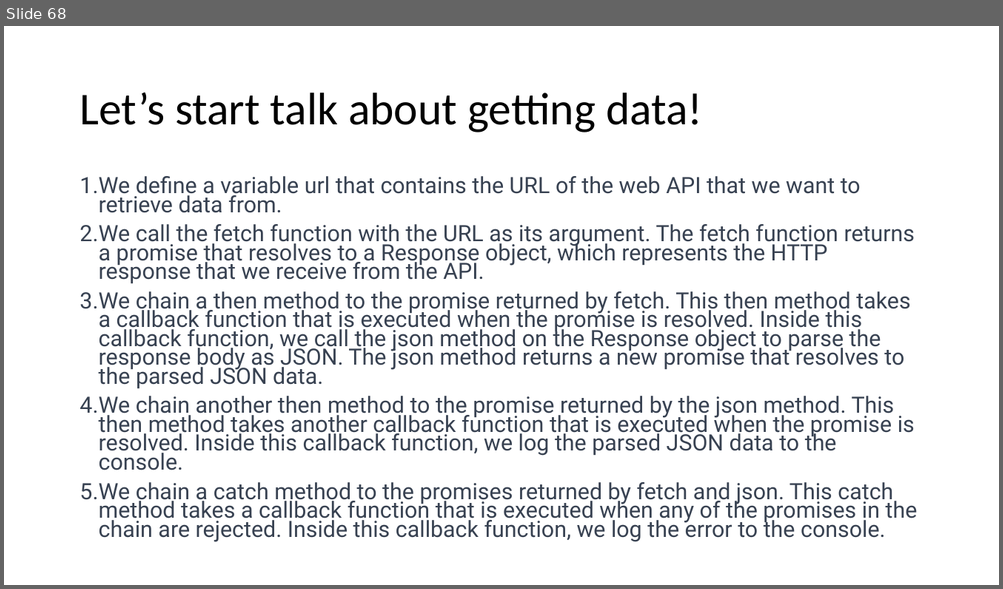
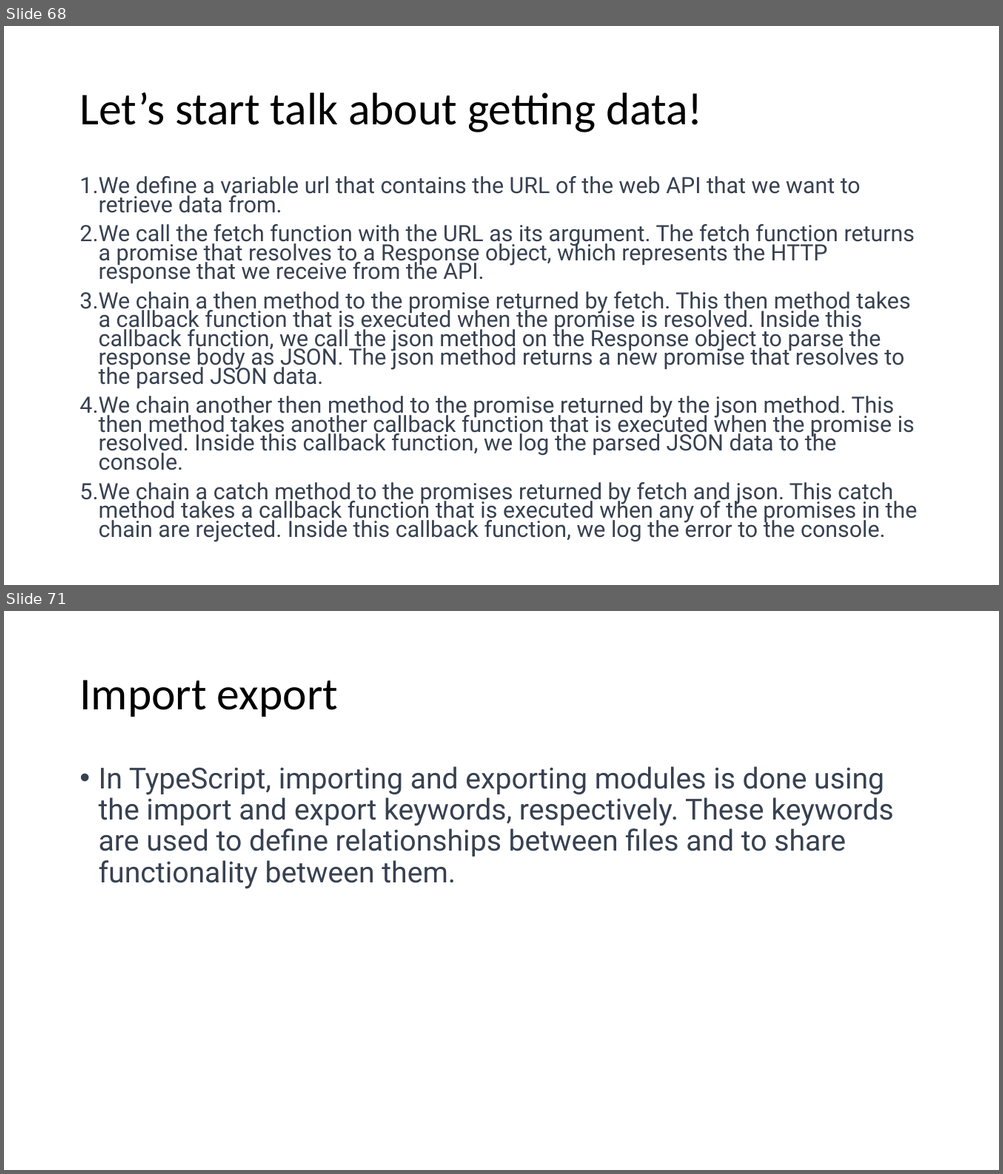
Before and after one commit to 1shaked/full-stack, a slide deck: 16ass/16ass.pptx. Shown one above the other, each under a label of ours: slide 68 before the commit, slides 68 and 71 after it; the slides between them are not shown. The pictures are 1003x589 and 1003x1174 pixels, drawn with LibreOffice and Linux fonts; fonts in the diff are those of the drawing. Boxes give left, top, right and bottom in pixels: in the first picture for what was removed or moved away, otherwise in the second. Text is boxed around its words. In the diff, an @@ line names an element or a change of style, - is before the commit and + after.

```diff
--- a/16ass/16ass.pptx
+++ b/16ass/16ass.pptx
@@ slide 71 added at box(4, 611, 999, 1170), background #FFFFFF @@
@@ title added at box(79, 680, 338, 717), 44 pt, text #000000 @@
+Import export
@@ text added at box(99, 766, 893, 889), 28 pt, text #374151 @@
+• In TypeScript, importing and exporting modules is done using the import and export keywords, respectively. These keywords are used to define relationships between files and to share functionality between them.
```
Also in this commit, not shown: 5 slides changed, 3 other slides added, 4 slides removed, 58 other files.
